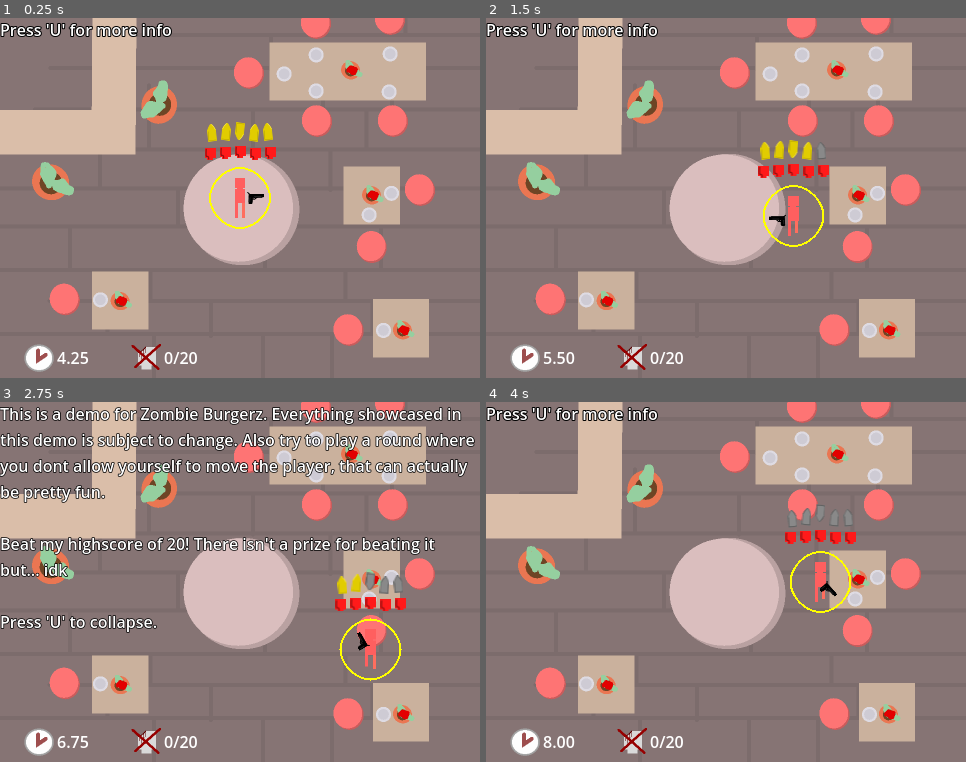
Above: before the commit, frames 1-4 (two rows, left to right).
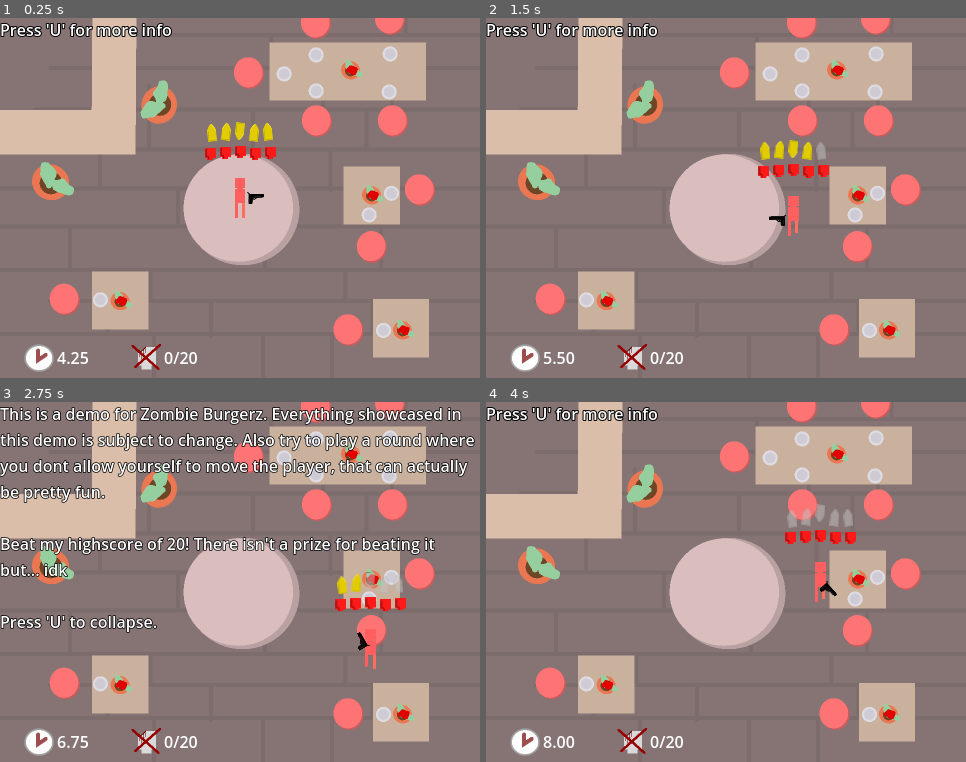
Above: after the commit, the same moments.

Repository: OgGhostJelly/Zombie-BurgerZ
Game: Godot game, scene res://objects/level/level.tscn
Two runs of this game, one before a commit and one after it. Both use one fixed random seed, a clock stepped at 60 frames per second and the inputs below. Sound files missing from this copy of the repository are replaced by a short silence.
Inputs (mouse positions are in pixels of both pictures, inside the frame that each line leads up to):
- Up to frame 1 (0.25 s): no input
- Up to frame 2 (1.5 s): tap U (info) at 0.5, 1.35 s; move the mouse to (831, 180) at 0.52 s; press the mouse at (831, 180) at 0.53 s; hold D (move_right) 0.53-1.28 s; move the mouse to (630, 216) at 1.27 s; release the mouse at (630, 216) at 1.28 s; hold S (move_down) from 1.28 s (still down)
- Up to frame 3 (2.75 s): click (144, 600) at 1.55 s; tap U (info) at 2 s; move the mouse to (288, 502) at 2.02 s; release S (move_down) at 2.03 s; press the mouse at (288, 502) at 2.03 s; hold D (move_right) from 2.03 s (still down)
- Up to frame 4 (4 s): move the mouse to (702, 654) at 2.77 s; release D (move_right) at 2.78 s; release the mouse at (702, 654) at 2.78 s; hold W (move_up) 2.78-3.53 s; click (702, 654) at 2.85 s; move the mouse to (870, 636) at 3.52 s; press the mouse at (870, 636) at 3.53 s; hold A (move_left) from 3.53 s (still down); tap U (info) at 3.6 s

The runs differ from the first frame. In frame 1, 0.2% of the frame differs, in the area x 43-57%, y 41-59%; in frame 2, 0.3%; in frame 3, 0.5%; in frame 4, 0.6%, in the area x 62-77%, y 28-59%.
Error before the commit: Parse Error: Class "TrackPathFollow2D" hides a global script class. (res://classes/TrackPathFollow2D/TrackPathFollow2D.gd:2)

Commit message:
Shake to reload

Diff:
--- a/objects/guns/gun/gun.gd
+++ b/objects/guns/gun/gun.gd
@@ -1,6 +1,8 @@
 extends Node2D
 
 signal ammo_changed
+signal reloaded
+signal fired
 signal max_ammo_changed
 
 
@@ -64,6 +66,7 @@
 	var amount: int = min(bullets_per_shot, ammo)
 	ammo -= amount
 	spawn(amount)
+	fired.emit()
 
 
 func can_reload() -> bool:
@@ -79,6 +82,7 @@
 	reload_particles.emitting = true
 	reload_audio.play()
 	ammo += bullets_per_reload
+	reloaded.emit()
 
 
 func spawn(amount: int) -> void:
--- a/objects/player/player.gd
+++ b/objects/player/player.gd
@@ -15,24 +15,30 @@
 @onready var health_ui: Control = $HealthUI
 @onready var ammo_ui: Control = $AmmoUI
 @onready var animated_sprite: AnimatedSprite2D = $AnimatedSprite2D
-@onready var reload_path: Path2D = $ReloadPath
-@onready var reload_path_follow: TrackPathFollow2D = $ReloadPath/ReloadPathFollow
 @onready var invincibility_timer: Timer = $InvincibilityTimer
 @onready var damage_audio: AudioStreamPlayer = $DamageAudio
 
+var last_mouse_position: Vector2
+var reload_percentage: float = 0.0
+
 
 func _ready() -> void:
+	last_mouse_position = get_global_mouse_position()
+
 	gun.ammo_changed.connect(func():
 		ammo_ui.ammo = gun.ammo)
 
 	gun.max_ammo_changed.connect(func():
 		ammo_ui.max_ammo = gun.max_ammo)
 
+	gun.fired.connect(func():
+		reload_percentage = 0.0)
+
 	ammo_ui.ammo = gun.ammo
 	ammo_ui.max_ammo = gun.max_ammo
 
 
-func _physics_process(_delta: float) -> void:
+func _physics_process(delta: float) -> void:
 	velocity = Input.get_vector(
 		&"move_left",
 		&"move_right",
@@ -50,47 +56,32 @@
 
 	move_and_slide()
 
-	if gun.can_reload() and reload_path_follow.update(get_global_mouse_position()):
-		gun.force_reload()
+	if gun.can_reload():
+		var mouse_position: Vector2 = get_global_mouse_position()
+		if global_position.distance_squared_to(mouse_position) < 64**2:
+			reload_percentage += mouse_position.distance_to(last_mouse_position) * delta * 0.15
+		last_mouse_position = mouse_position
+
+		if reload_percentage > 1.0:
+			reload_percentage -= 1.0
+			gun.force_reload()
+	else:
+		reload_percentage = 0.0
+
+	for i in gun.max_ammo:
+		var ui: TextureRect = ammo_ui.get_node_or_null("%s" % i)
+		if ui != null:
+			ui.material.set_shader_parameter(&"top", (
+				1.0
+				if i < gun.ammo else
+				0.0
+				if i != gun.ammo else
+				reload_percentage
+			))
 
 	global_position = global_position.clamp(Vector2.ZERO + Vector2(4.0, 16.0), Vector2(480.0, 360.0)  - Vector2(4.0, 16.0))
 
 	queue_redraw()
-
-
-func _draw() -> void:
-	var points0: PackedVector2Array = []
-
-	for i in reload_path.curve.point_count:
-		for j in 10:
-			var k = j / 10.0
-			points0.append(reload_path.curve.sample(i, k) + reload_path.position)
-
-	draw_polyline(
-		points0,
-		reload_empty_color if gun.can_reload() else reload_fill_color,
-		-1.0 if gun.can_reload() else 2.0
-	)
-
-	var points1: PackedVector2Array = []
-	var length: float = reload_path.curve.get_baked_length()
-
-	for i in length:
-		if i > reload_path_follow.progress:
-			break
-
-		points1.append(reload_path.curve.sample_baked(i) + reload_path.position)
-
-	if points1.size() == 1:
-		points1.append(points1[0])
-
-	draw_polyline(
-		points1,
-		reload_fill_color,
-		2.0
-	)
-
-	draw_circle(reload_path_follow.position.rotated(-rotation) + reload_path.position, 4.0, reload_fill_color)
 
 
 func set_health(value: int) -> void:
--- a/objects/player/player.tscn
+++ b/objects/player/player.tscn
@@ -9,7 +9,6 @@
 [ext_resource type="Texture2D" uid="uid://c6mv0s3o00rdv" path="res://assets/ammo/ammo.svg" id="7_p4qbv"]
 [ext_resource type="Texture2D" uid="uid://bcreik4mwnqse" path="res://assets/ammo/ammo-empty.svg" id="8_l58h2"]
 [ext_resource type="PackedScene" uid="uid://buweeb74gwfjw" path="res://userinterfaces/health_ui/health_ui.tscn" id="9_a3l4y"]
-[ext_resource type="Script" path="res://classes/TrackPathFollow2D/TrackPathFollow2D.gd" id="9_ju1oc"]
 [ext_resource type="Texture2D" uid="uid://d4gojkktwd1i6" path="res://assets/health/health.svg" id="10_ystek"]
 [ext_resource type="Texture2D" uid="uid://b3e4rnl442ehm" path="res://assets/health/health-empty.svg" id="11_hq7yn"]
 [ext_resource type="AudioStream" uid="uid://ddq3bgm8m0t0g" path="res://assets/player/player-damage.wav" id="13_26jhs"]
@@ -41,24 +40,6 @@
 "name": &"walk",
 "speed": 12.0
 }]
-
-[sub_resource type="Curve2D" id="Curve2D_xrnh2"]
-_data = {
-"points": PackedVector2Array(25, 0, -15, 0, 0, -30, 0, -15, 0, 15, -30, 0, -15, 0, 15, 0, 0, 30, 0, 15, 0, -15, 30, 0, 15, 0, 0, 0, 0, -30)
-}
-point_count = 5
-
-[sub_resource type="Curve2D" id="Curve2D_gei4t"]
-_data = {
-"points": PackedVector2Array(25, 0, -25, 0, 0, -50, 0, -25, 0, 25, -50, 0, -25, 0, 25, 0, 0, 50, 0, 25, 0, -25, 50, 0, 25, 0, 0, 0, 0, -50)
-}
-point_count = 5
-
-[sub_resource type="Curve2D" id="Curve2D_xmdd1"]
-_data = {
-"points": PackedVector2Array(25, 0, -25, 0, 0, -50, 0, -25, 0, 25, -50, 0, -25, 0, 25, 0, 0, 50, 0, 25, 0, -25, 50, 0, 25, 0, -25, 0, 0, -50, 0, 25, 0, -25, -50, -100, -25, 0, 25, 0, 0, -150, 0, -25, 0, 25, 50, -100, 25, 0, 0, 0, 0, -50)
-}
-point_count = 9
 
 [sub_resource type="AudioStreamRandomizer" id="AudioStreamRandomizer_qsqxf"]
 random_pitch = 1.4
@@ -121,22 +102,6 @@
 texture = ExtResource("10_ystek")
 empty_texture = ExtResource("11_hq7yn")
 
-[node name="ReloadPath" type="Path2D" parent="."]
-curve = SubResource("Curve2D_xrnh2")
-
-[node name="ReloadPathFollow" type="PathFollow2D" parent="ReloadPath"]
-position = Vector2(0, -30)
-rotation = 3.14159
-script = ExtResource("9_ju1oc")
-
-[node name="Circle" type="Path2D" parent="."]
-visible = false
-curve = SubResource("Curve2D_gei4t")
-
-[node name="FigureEight" type="Path2D" parent="."]
-visible = false
-curve = SubResource("Curve2D_xmdd1")
-
 [node name="InvincibilityTimer" type="Timer" parent="."]
 wait_time = 1.5
 one_shot = true
--- a/userinterfaces/ammo_ui/ammo_ui.gd
+++ b/userinterfaces/ammo_ui/ammo_ui.gd
@@ -24,6 +24,7 @@
 
 func update_elements() -> void:
 	for element in get_children():
+		remove_child(element)
 		element.queue_free()
 
 	for i in max_ammo:
@@ -32,7 +33,10 @@
 		obj.flip_v = randf() > 0.8
 		obj.size_flags_vertical = Control.SIZE_SHRINK_CENTER
 		obj.texture = texture if i < ammo else empty_texture
+		obj.material = ShaderMaterial.new()
+		obj.material.shader = preload("res://userinterfaces/ammo_ui/ammo_ui.gdshader")
 		add_child(obj)
+		obj.name = str(i)
 
 
 func update_value() -> void:
--- /dev/null
+++ b/userinterfaces/ammo_ui/ammo_ui.gdshader
@@ -0,0 +1,10 @@
+shader_type canvas_item;
+
+uniform vec4 color: source_color = vec4(1.0, 1.0, 1.0, 0.0);
+uniform float top: hint_range(0.0, 1.0, 0.01) = 1.0;
+
+void fragment() {
+	if (UV.y < 1.0 - top) {
+		COLOR = mix(COLOR, color, 0.5);
+	}
+}
Not shown: 1 places in objects/player/player.tscn that only renumber resources
